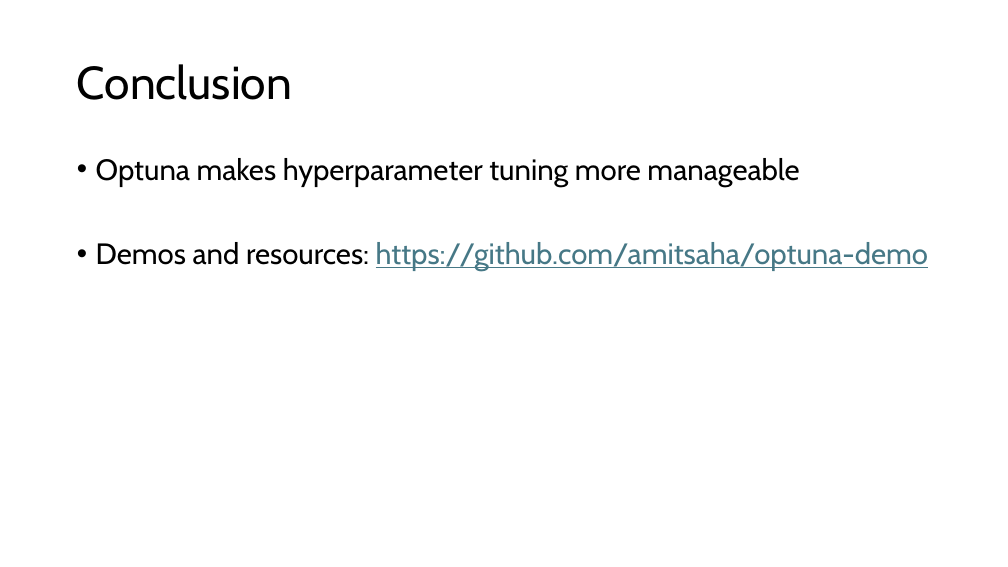
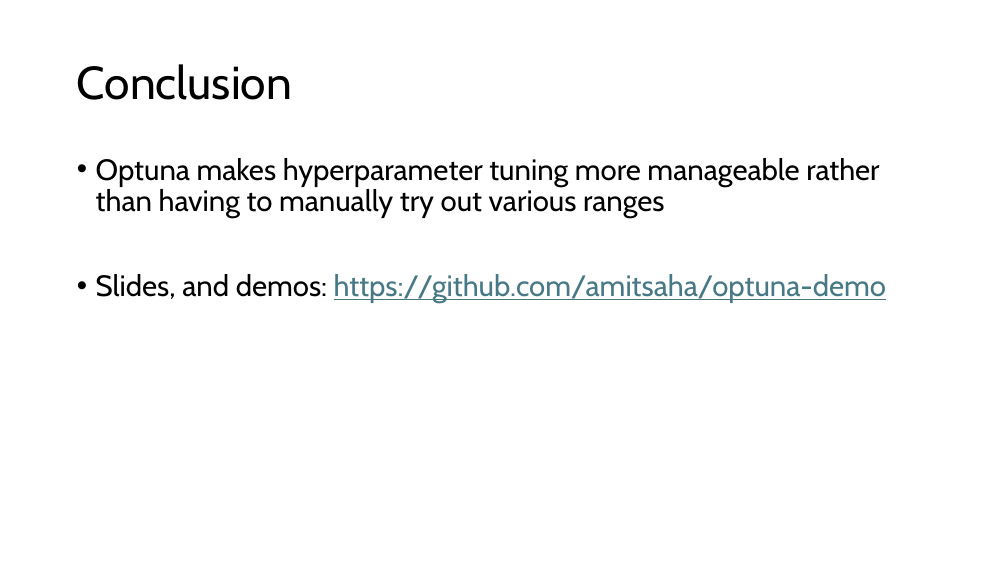
Before and after one commit to amitsaha/optuna-demo, a slide deck: slide 17 of Hyperparameter optimization using Optuna.pptx (slide 16 before the commit). Drawn at 1008x567 pixels with LibreOffice and Linux fonts; fonts in the diff are those of the drawing. Boxes give left, top, right and bottom in pixels: in the first picture for what was removed or moved away, otherwise in the second. Text is boxed around its words. In the diff, an @@ line names an element or a change of style, - is before the commit and + after.

Commit message:
slides

```diff
--- a/Hyperparameter optimization using Optuna.pptx
+++ b/Hyperparameter optimization using Optuna.pptx
@@ text at [96,158,886,303]: text changed @@
-• Optuna makes hyperparameter tuning more manageable
-• Demos and resources: https://github.com/amitsaha/optuna-demo
+• Optuna makes hyperparameter tuning more manageable rather than having to manually try out various ranges
+• Slides, and demos: https://github.com/amitsaha/optuna-demo
```
Also in this commit, not shown: 2 other slides changed, 1 slide added, 1 other file.
